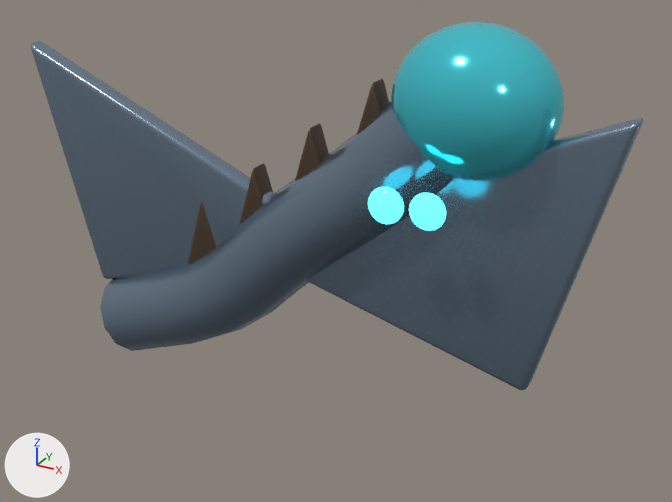
Before and after pictures for a commit that changed the glTF model public/models/enemies/dragon_v6.glb.
One viewpoint serves both versions: a 50 mm camera at (2.45, -3.97, 2.21) aimed at (0.2, 0.13, 0.16). Lighting does not change. The marker at lower left points along +X, +Y and +Z. The picture after the commit comes second. Where no turn or scale is listed for an object, it has been applied to the vertices. Vertices at exactly the same position are counted once.

Before the edit, the objects in view are built like this:
```python
ob_back_feather_secondary = bpy.data.objects.new('BACK_FEATHER_SECONDARY', me_back_feather)
ob_back_feather_secondary.location = (0.0, 0.0, 0.0)
ob_back_feather_secondary_001 = bpy.data.objects.new('BACK_FEATHER_SECONDARY.001', me_back_feather_001)
ob_back_feather_secondary_001.location = (0.0, 0.0, 0.0)
ob_back_feather_secondary_002 = bpy.data.objects.new('BACK_FEATHER_SECONDARY.002', me_back_feather_002)
ob_back_feather_secondary_002.location = (0.0, 0.0, 0.0)
ob_back_feather_secondary_003 = bpy.data.objects.new('BACK_FEATHER_SECONDARY.003', me_back_feather_003)
ob_back_feather_secondary_003.location = (0.0, 0.0, 0.0)
ob_eye_emissive_001 = bpy.data.objects.new('EYE_EMISSIVE.001', me_sphere_110)
ob_eye_emissive_001.location = (0.92, -0.32, 0.68)
ob_feather_dragon_body_primary = bpy.data.objects.new('FEATHER_DRAGON_BODY_PRIMARY', me_feather_dragon_body)
ob_feather_dragon_body_primary.location = (0.0, 0.0, 0.0)
ob_feather_dragon_head_accent = bpy.data.objects.new('FEATHER_DRAGON_HEAD_ACCENT', me_sphere_108)
ob_feather_dragon_head_accent.location = (1.0, 0.0, 1.12)
ob_feather_dragon_wing_primary = bpy.data.objects.new('FEATHER_DRAGON_WING_PRIMARY', me_feather_dragon_wing)
ob_feather_dragon_wing_primary.location = (0.0, 0.0, 0.0)
ob_feather_dragon_wing_primary_001 = bpy.data.objects.new('FEATHER_DRAGON_WING_PRIMARY.001', me_feather_dragon_wing_001)
ob_feather_dragon_wing_primary_001.location = (0.0, 0.0, 0.0)
# also in view: 'EYE_EMISSIVE' at (0.72, -0.34, 0.68)
```
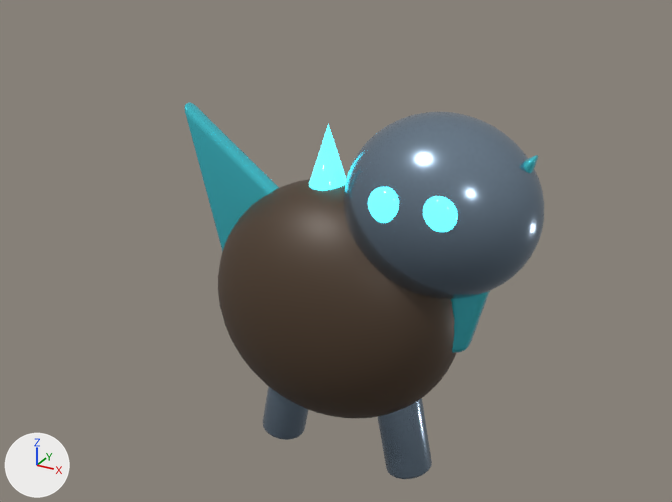
The newer file is also turned or shifted as a whole; pictures and numbers use the older file's frame.

What the commit changed:
me_sphere_110 is used by ob_eye_emissive_001; location (0.92, -0.32, 0.68).
me_sphere_110 had 266 vertices, 528 faces and spanned x -0.09..0.09, y -0.05..0.05, z -0.09..0.09.
me_sphere_110 now has 266 vertices, 528 faces and spans x -0.03..0.15, y -0.06..0.04, z -0.09..0.09.
me_sphere_110 part 1: the whole mesh is moved by (0.06, -0.01, 0.0).
Mesh me_cone_136 is new.
It has 65 vertices, 126 faces and spans x -0.117..0.117, y -0.117..0.117, z -0.19..0.19.
It uses material mat_deep_emissive (cyan #307c8b, glowing cyan #50edff).
Mesh me_cylinder_218 is new.
It has 192 vertices, 380 faces and spans x -0.184..0.184, y -0.13..0.13, z -0.331..0.331.
It uses material mat_deep_primary (greyish blue #8497aa).
Mesh me_hatchling_wing_001 is new.
It has 152 vertices, 300 faces and spans x 0.185..0.993, y -0.055..0.055, z -0.31..0.935.
It uses material mat_deep_accent (cyan #50ddeb).
Mesh me_cylinder_217 is new.
It has 192 vertices, 380 faces and spans x -0.184..0.184, y -0.13..0.13, z -0.331..0.331.
It uses material mat_deep_primary (greyish blue #8497aa).
Mesh me_hatchling_wing is new.
It has 152 vertices, 300 faces and spans x -0.993..-0.185, y -0.055..0.055, z -0.31..0.935.
It uses material mat_deep_accent (cyan #50ddeb).
Mesh me_sphere_152 is new.
It is a UV sphere (40 segments, 24 rings, poles along z) spanning x -0.5..0.5, y -0.4..0.4, z -0.46..0.46.
It uses material mat_deep_primary (greyish blue #8497aa).
Mesh me_sphere_151 is new.
It is a UV sphere (40 segments, 24 rings, poles along z) spanning x -0.72..0.72, y -0.48..0.48, z -0.68..0.68.
It uses material mat_deep_secondary (brown #4d3c2c).
Object 'FEATHER_DRAGON_BODY_PRIMARY' (ob_feather_dragon_body_primary) is deleted.
Object 'FEATHER_DRAGON_HEAD_ACCENT' (ob_feather_dragon_head_accent) is deleted.
Object 'FEATHER_DRAGON_WING_PRIMARY' (ob_feather_dragon_wing_primary) is deleted.
Object 'FEATHER_DRAGON_WING_PRIMARY.001' (ob_feather_dragon_wing_primary_001) is deleted.
Object 'BACK_FEATHER_SECONDARY' (ob_back_feather_secondary) is deleted.
Object 'BACK_FEATHER_SECONDARY.001' (ob_back_feather_secondary_001) is deleted.
Object 'BACK_FEATHER_SECONDARY.002' (ob_back_feather_secondary_002) is deleted.
Object 'BACK_FEATHER_SECONDARY.003' (ob_back_feather_secondary_003) is deleted.
Object 'HATCHLING_PLATE_EMISSIVE.002' (ob_hatchling_plate_emissive_002) is new; it shows me_cone_136.
Its location is (0.2, 0.05, 0.71).
Object 'HATCHLING_LEG_PRIMARY.001' (ob_hatchling_leg_primary_001) is new; it shows me_cylinder_218.
Its location is (0.66, 0.05, -0.73).
Object 'HATCHLING_WING_ACCENT.001' (ob_hatchling_wing_accent_001) is new; it shows me_hatchling_wing_001.
Its location is (0.3, 0.05, -0.04).
Object 'HATCHLING_LEG_PRIMARY' (ob_hatchling_leg_primary) is new; it shows me_cylinder_217.
Its location is (-0.06, 0.05, -0.73).
Object 'HATCHLING_WING_ACCENT' (ob_hatchling_wing_accent) is new; it shows me_hatchling_wing.
Its location is (0.3, 0.05, -0.04).
Object 'HATCHLING_HEAD_PRIMARY' (ob_hatchling_head_primary) is new; it shows me_sphere_152.
Its location is (0.85, 0.02, 0.58).
Object 'HATCHLING_BODY_SECONDARY' (ob_hatchling_body_secondary) is new; it shows me_sphere_151.
Its location is (0.25, 0.05, -0.09).

Changed parts and their boxes [x1, y1, x2, y2] in the pictures (672 x 502 px):
'FEATHER_DRAGON_WING_PRIMARY.001', deleted: before [307, 118, 643, 390]
'HATCHLING_BODY_SECONDARY', added (brown): after [218, 179, 457, 418]
'FEATHER_DRAGON_BODY_PRIMARY', deleted: before [100, 101, 455, 351]
'HATCHLING_HEAD_PRIMARY', added: after [344, 112, 544, 299]
'FEATHER_DRAGON_WING_PRIMARY', deleted: before [31, 41, 274, 279]
'FEATHER_DRAGON_HEAD_ACCENT', deleted (cyan): before [391, 22, 564, 181]
'HATCHLING_WING_ACCENT', added (cyan): after [185, 102, 279, 252]
'HATCHLING_LEG_PRIMARY.001', added: after [377, 398, 432, 479]
'HATCHLING_LEG_PRIMARY', added: after [263, 386, 308, 440]
'HATCHLING_WING_ACCENT.001', added: after [451, 155, 538, 353]
'EYE_EMISSIVE.001', moved: before [409, 192, 446, 231]; after [423, 196, 458, 232]
'HATCHLING_PLATE_EMISSIVE.002', added (cyan): after [309, 124, 346, 191]
'BACK_FEATHER_SECONDARY.002', deleted (brown): before [295, 123, 329, 181]
'BACK_FEATHER_SECONDARY.001', deleted (brown): before [239, 163, 273, 225]
'BACK_FEATHER_SECONDARY', deleted (brown): before [188, 202, 216, 264]
'BACK_FEATHER_SECONDARY.003', deleted: before [357, 79, 389, 134]
